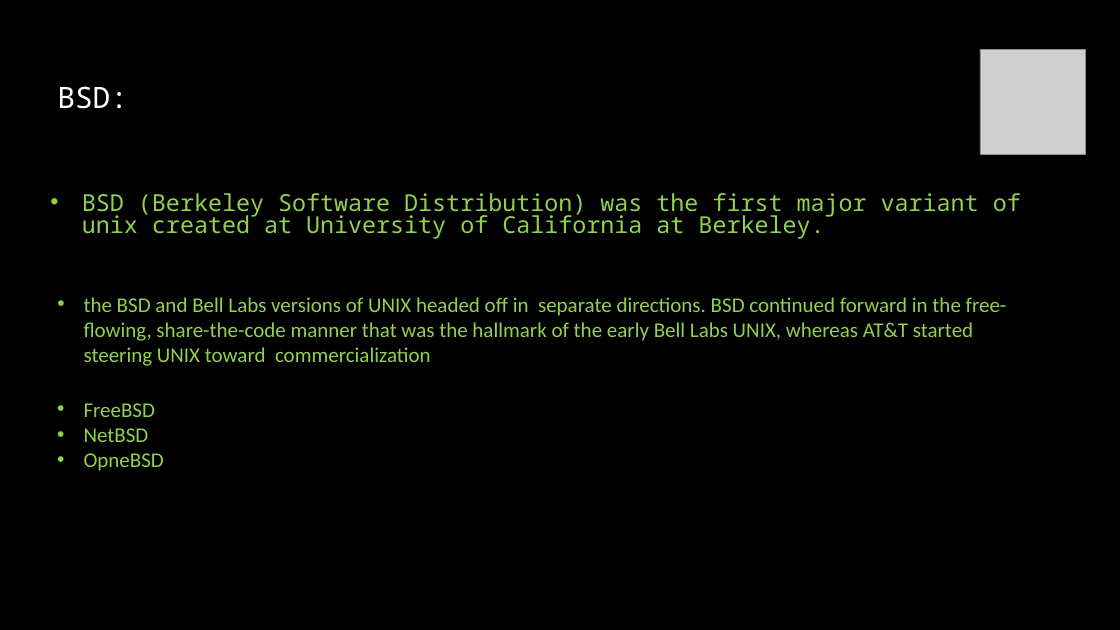
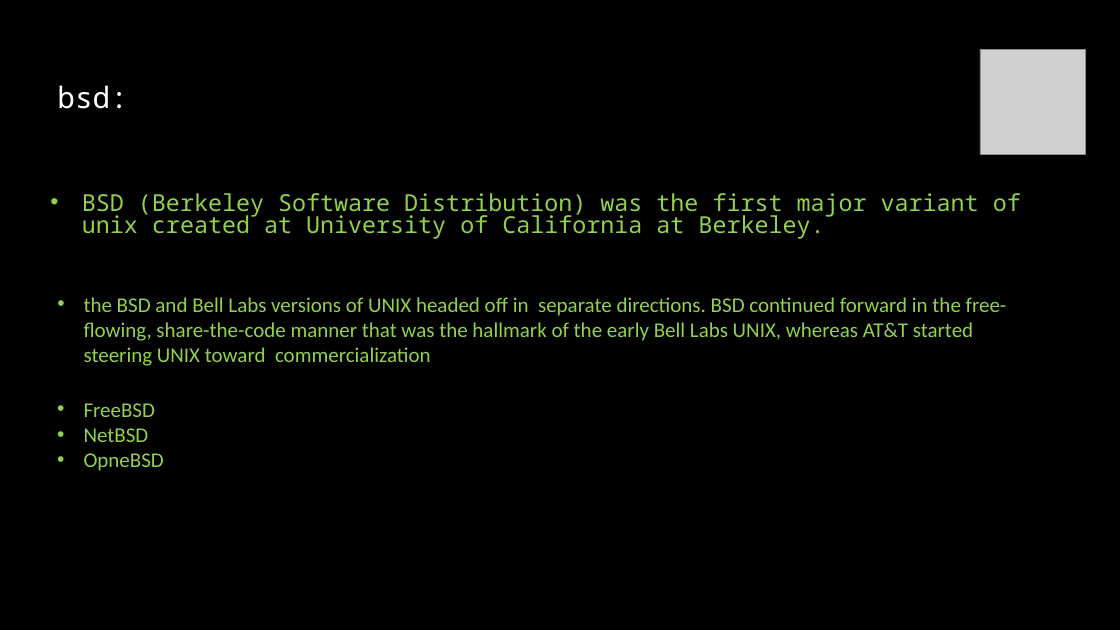
Before and after one commit to linuxfestival/introduction-to-linux-resources, a slide deck: slide 7 of amirkabir_linux_festival.pptx (slide 6 before the commit). Drawn at 1120x630 pixels with LibreOffice and Linux fonts; fonts in the diff are those of the drawing; grey boxes stand for pictures. Boxes give left, top, right and bottom in pixels: in the first picture for what was removed or moved away, otherwise in the second. Text is boxed around its words. In the diff, an @@ line names an element or a change of style, - is before the commit and + after.

```diff
--- a/amirkabir_linux_festival.pptx
+++ b/amirkabir_linux_festival.pptx
@@ title at <box>57,85,128,109</box>: text changed @@
-BSD:
+bsd:
```
Also in this commit, not shown: 4 other slides changed, 2 slides added, 1 slide removed.
